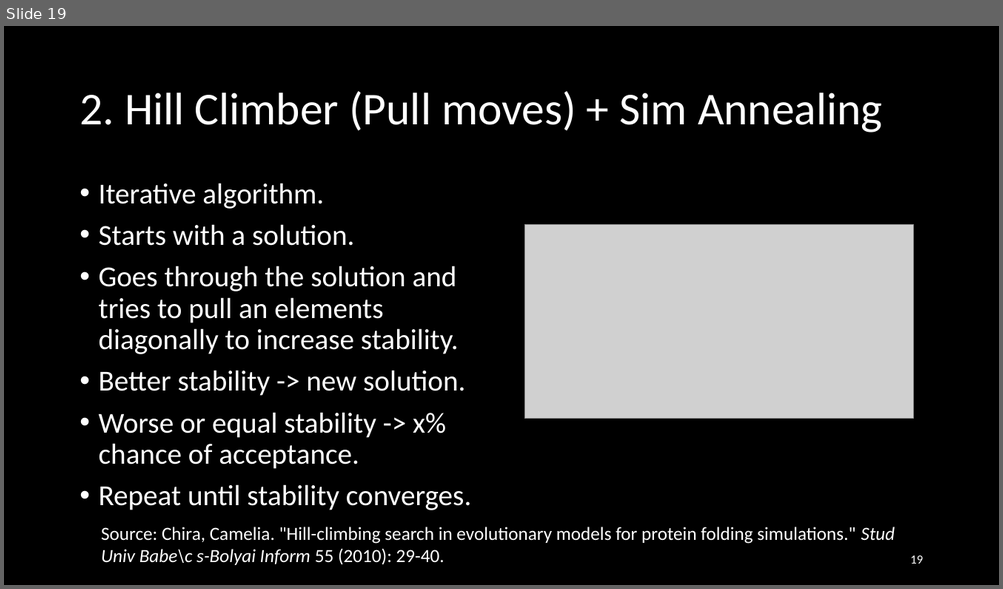
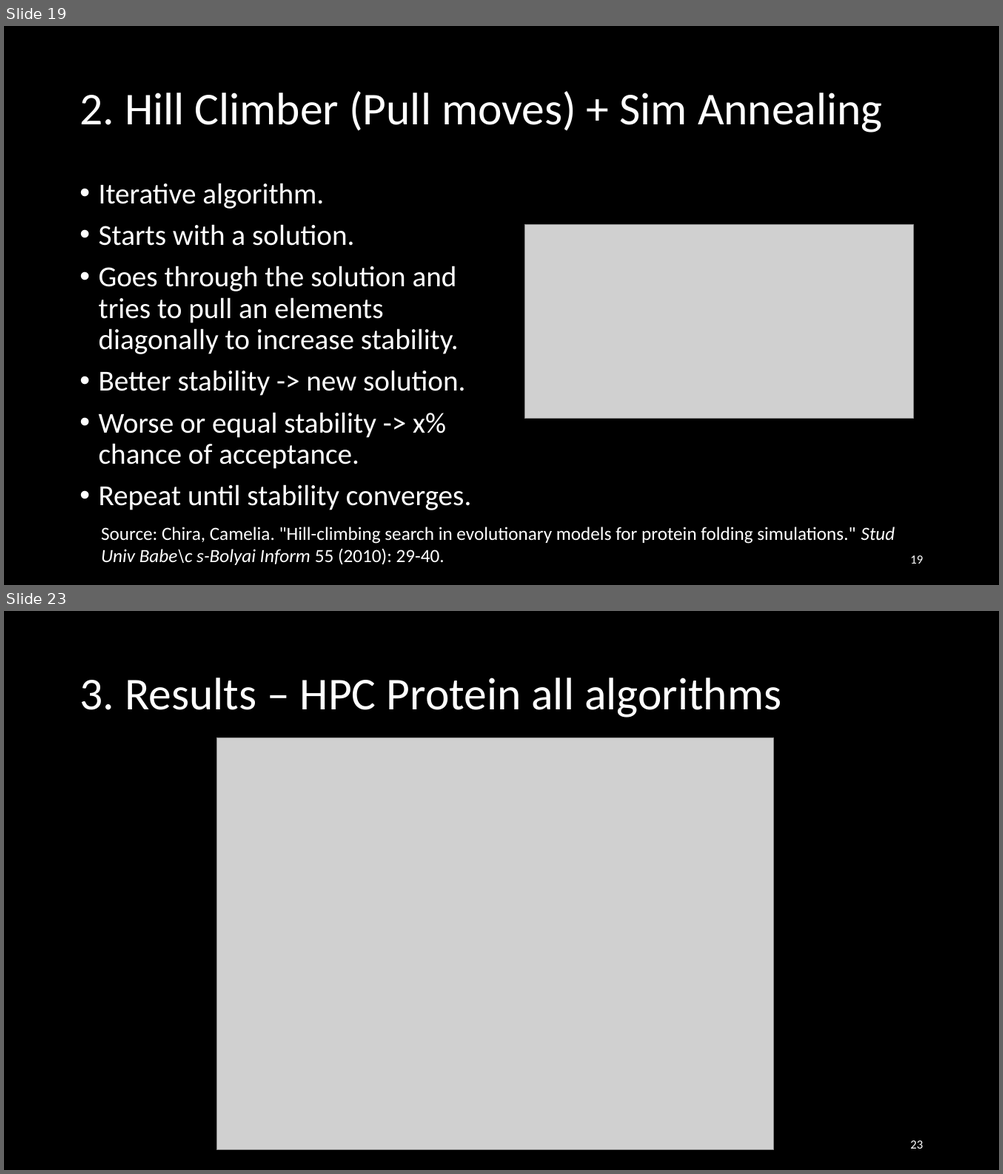
Before and after one commit to Loek21/Protein-Pow-d-er, a slide deck: Docs/PPP, final.pptx. Shown one above the other, each under a label of ours: slide 19 before the commit, slides 19 and 23 after it; the slides between them are not shown. The pictures are 1003x589 and 1003x1174 pixels, drawn with LibreOffice and Linux fonts; fonts in the diff are those of the drawing; grey boxes stand for pictures. Boxes give left, top, right and bottom in pixels: in the first picture for what was removed or moved away, otherwise in the second. Text is boxed around its words. In the diff, an @@ line names an element or a change of style, - is before the commit and + after.

```diff
--- a/Docs/PPP, final.pptx
+++ b/Docs/PPP, final.pptx
@@ slide 23 added at [4,611,999,1170], background #000000 @@
@@ title added at [79,678,781,718], 44 pt, text #FFFFFF @@
+3. Results – HPC Protein all algorithms
@@ picture added at [216,738,774,1150] @@
@@ page number added at [910,1141,922,1149], 12 pt, text #FFFFFF @@
+23
```
Also in this commit, not shown: 3 slides changed, 5 other slides added, 2 slides removed, 5 other files.
